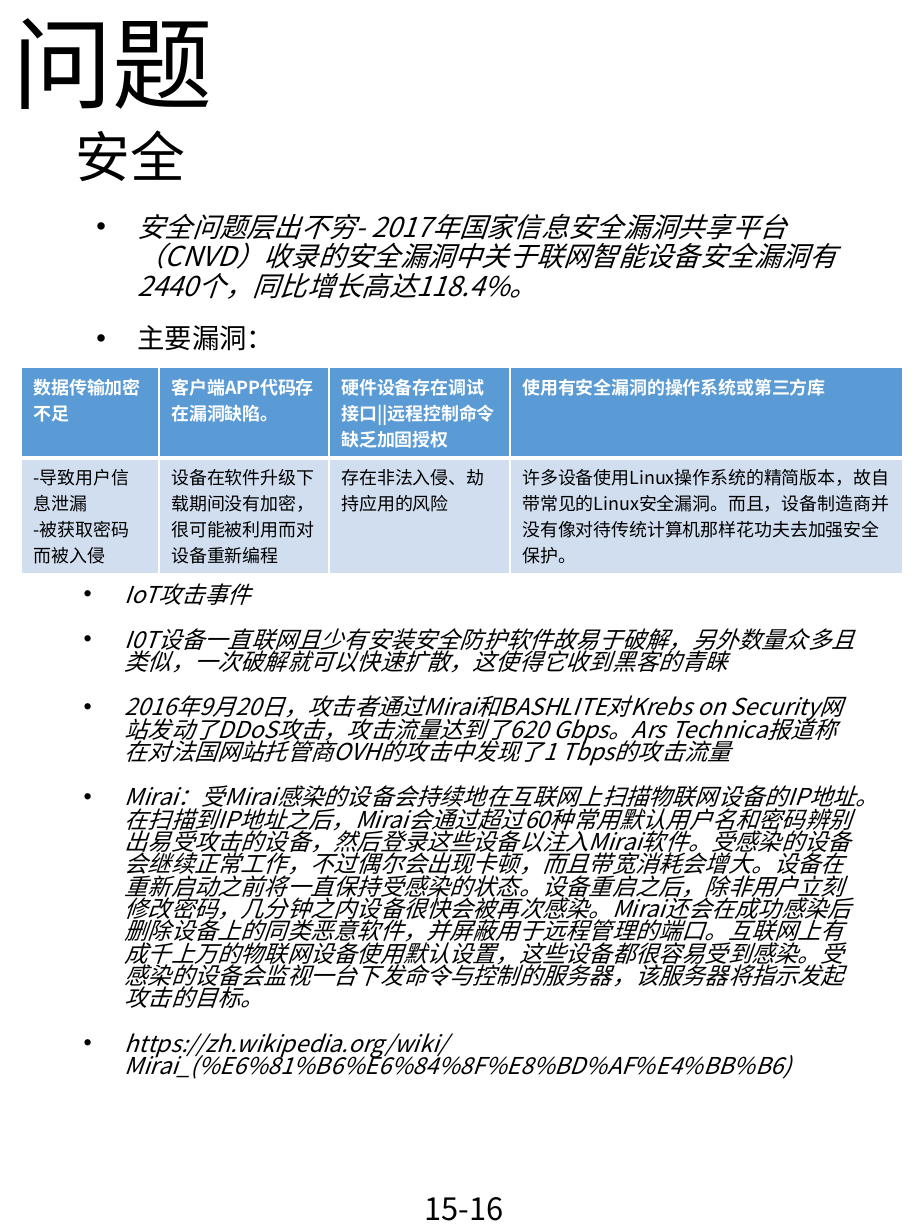
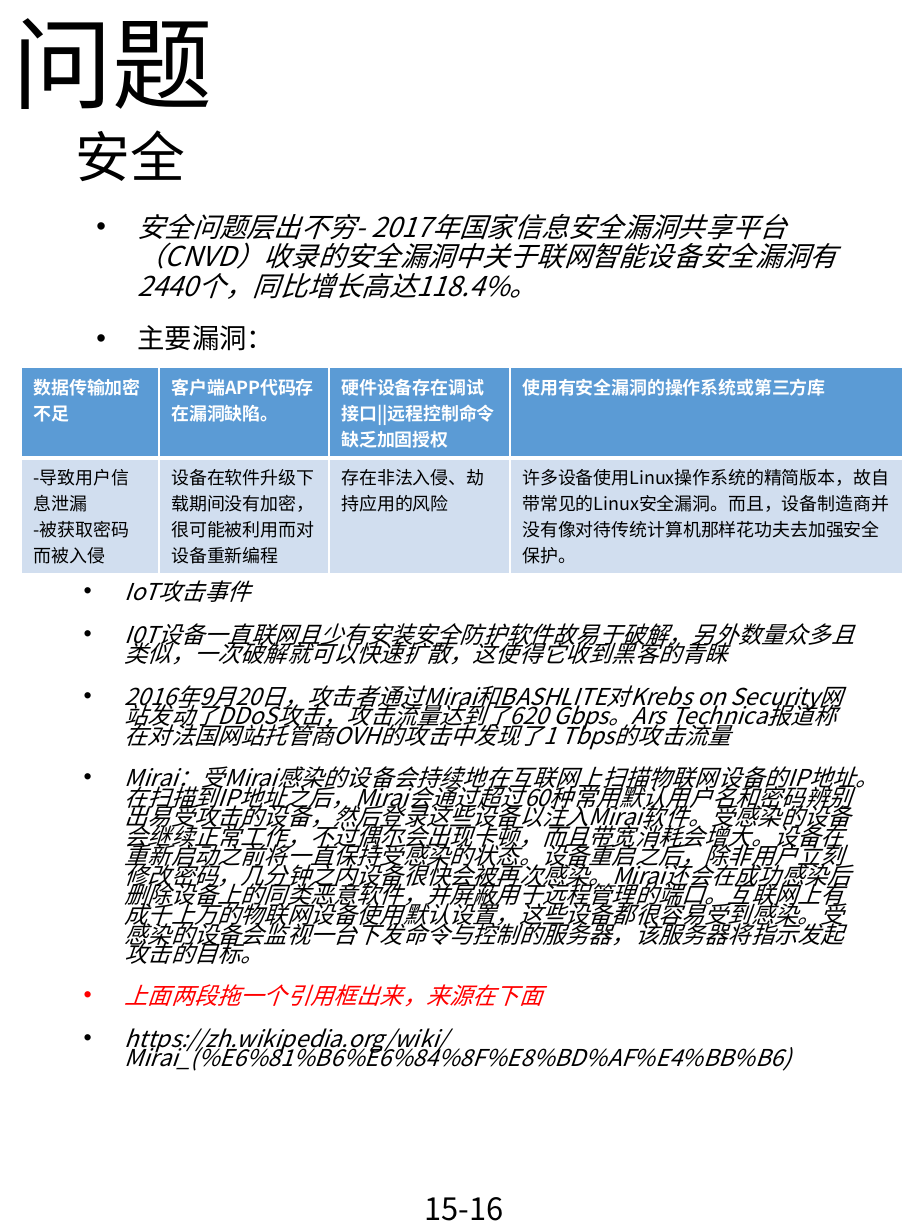
Before and after one commit to RLi43/Industry-Frontier, a slide deck: slide 15 of 市场/排版.pptx. Drawn at 924x1232 pixels with LibreOffice and Linux fonts; fonts in the diff are those of the drawing. Boxes give left, top, right and bottom in pixels: in the first picture for what was removed or moved away, otherwise in the second. Text is boxed around its words. In the diff, an @@ line names an element or a change of style, - is before the commit and + after.

Commit message:
删了一些注释，然后引用自Wikipedia的还是拖框出来吧

```diff
--- a/市场/排版.pptx
+++ b/市场/排版.pptx
@@ text at [125,580,879,1071]: line spacing 0.8 to 0.7 @@
@@ text at [125,984,543,1007]: paragraph added @@
+• 上面两段拖一个引用框出来，来源在下面
```
Also in this commit, not shown: 1 other file.
